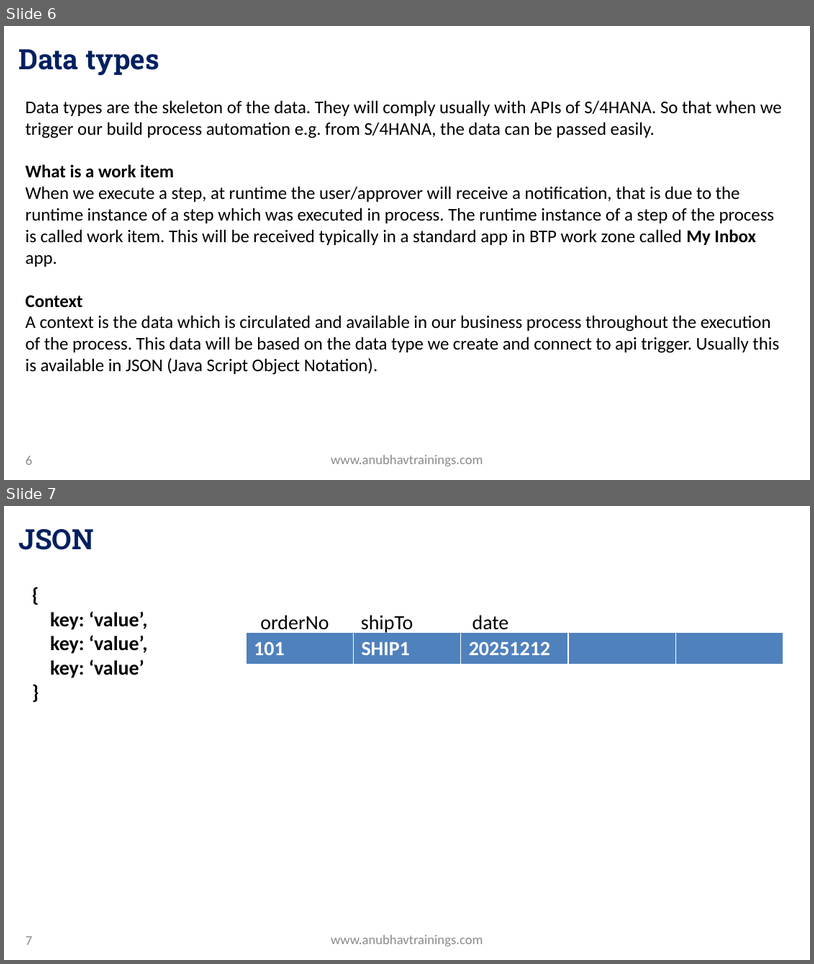
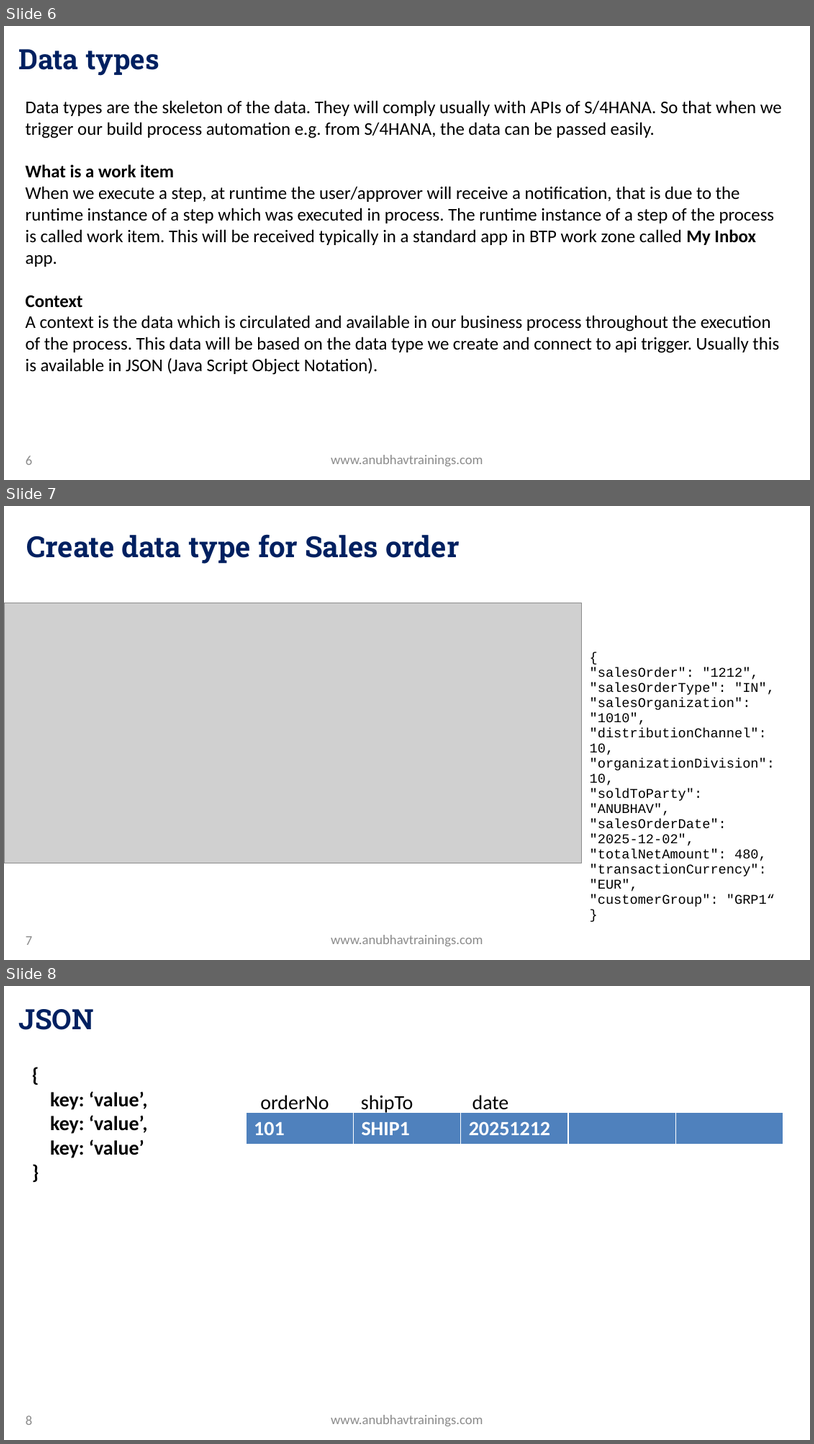
Before and after one commit to soyuztechnologies/SAP_Build_End_to_End, a slide deck: Day 6/SAP Build Training Day 6.pptx. Shown one above the other, each under a label of ours: slides 6 and 7 before the commit, slides 6, 7 and 8 after it. The pictures are 814x964 and 814x1444 pixels, drawn with LibreOffice and Linux fonts; fonts in the diff are those of the drawing; grey boxes stand for pictures; background and template pictures are left out. Boxes give left, top, right and bottom in pixels: in the first picture for what was removed or moved away, otherwise in the second. Text is boxed around its words. In the diff, an @@ line names an element or a change of style, - is before the commit and + after.

```diff
--- a/Day 6/SAP Build Training Day 6.pptx
+++ b/Day 6/SAP Build Training Day 6.pptx
@@ slide 7 added at [4,506,810,960], background picture (left out) @@
@@ title added at [26,534,460,564], 26 pt, text gradient #002060 to #0070C0, bold @@
+Create data type for Sales order
@@ picture added at [4,602,582,863] @@
@@ text added at [590,667,775,906], 12 pt, text #000000 @@
+{
+"salesOrder": "1212",
+"salesOrderType": "IN",
+"salesOrganization": "1010",
+"distributionChannel": 10,
+"organizationDivision": 10,
+"soldToParty": "ANUBHAV",
+"salesOrderDate": "2025-12-02",
+"totalNetAmount": 480,
+"transactionCurrency": "EUR",
+"customerGroup": "GRP1“
+}
@@ page number added at [26,936,32,944], 12 pt, text #8C8C8C @@
+7
@@ text added at [331,934,483,946], 12 pt, text #8C8C8C @@
+www.anubhavtrainings.com
@@ what was slide 7 is now slide 8 @@
@@ page number at [26,1415,32,1424]: text changed @@
-7
+8
```
Also in this commit, not shown: 3 other files.
